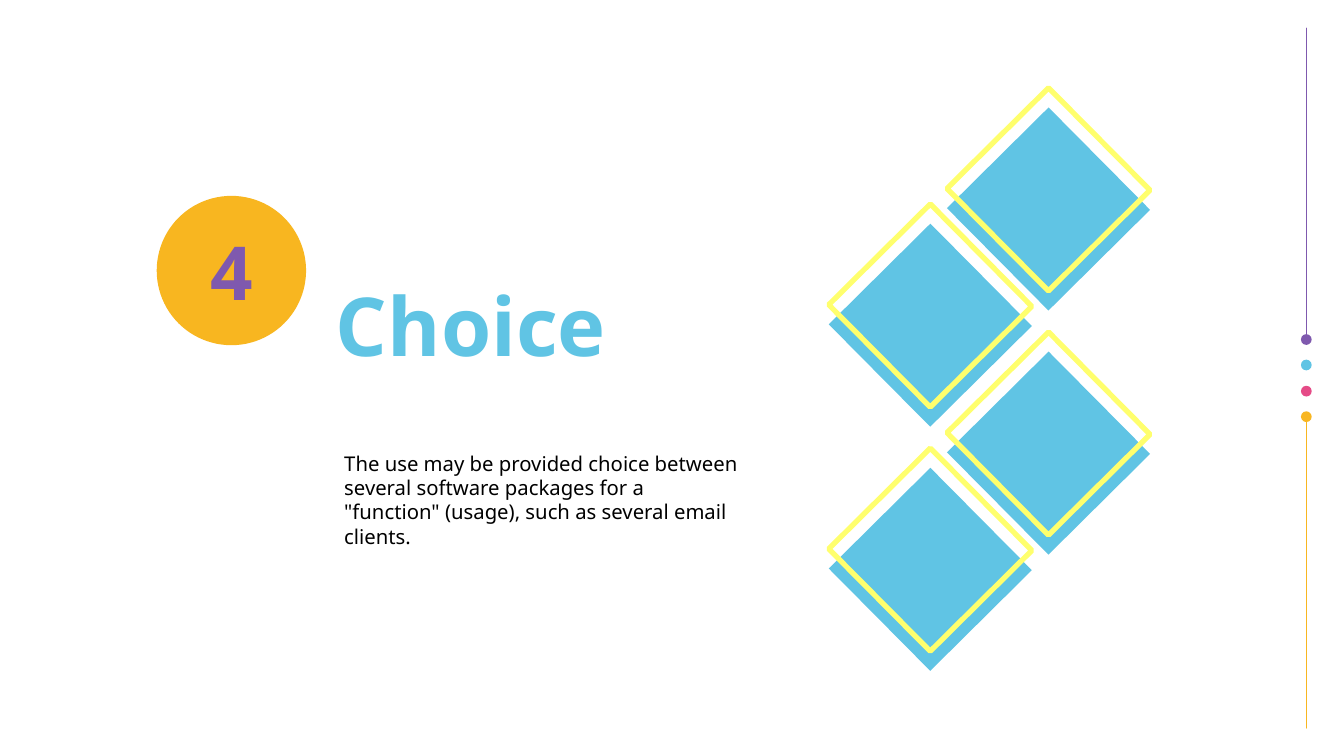
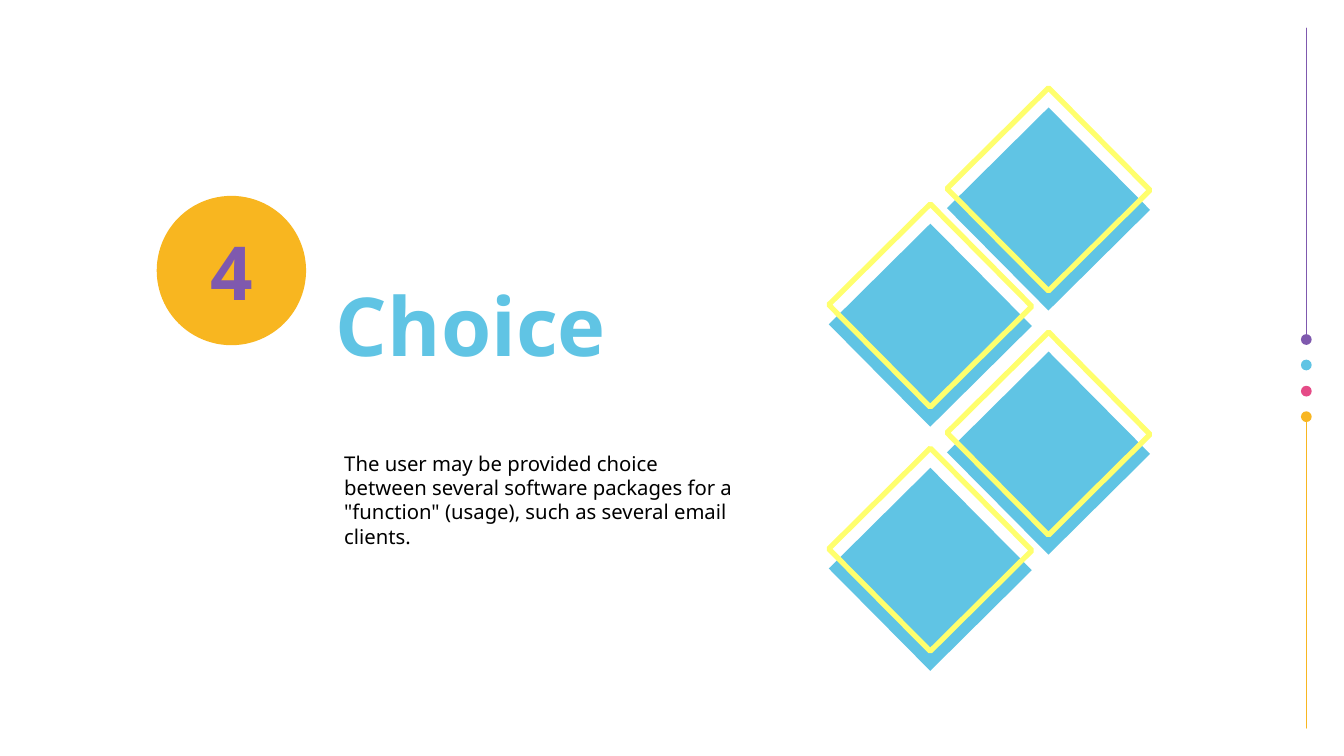
Before and after one commit to vporton/icp-package-manager, a slide deck: slide 6 of docs/presentation.odp. Drawn at 1344x756 pixels with LibreOffice and Linux fonts; fonts in the diff are those of the drawing; background and template pictures are left out. Boxes give left, top, right and bottom in pixels: in the first picture for what was removed or moved away, otherwise in the second. Text is boxed around its words. In the diff, an @@ line names an element or a change of style, - is before the commit and + after.

```diff
--- a/docs/presentation.odp
+++ b/docs/presentation.odp
@@ title at (344, 455, 731, 545): text changed @@
-The use may be provided choice between several software packages for a "function" (usage), such as several email clients.
+The user may be provided choice between several software packages for a "function" (usage), such as several email clients.
```
Also in this commit, not shown: 7 other files.
